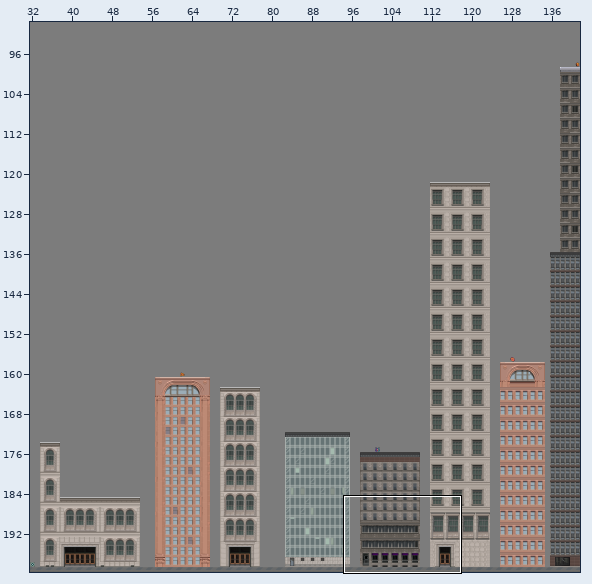
A Tiled map gets an edit: Tiled-work/City.tmx. The picture above shows the old version from afar; the outline marks the close-up.
Close-up. Earlier state:
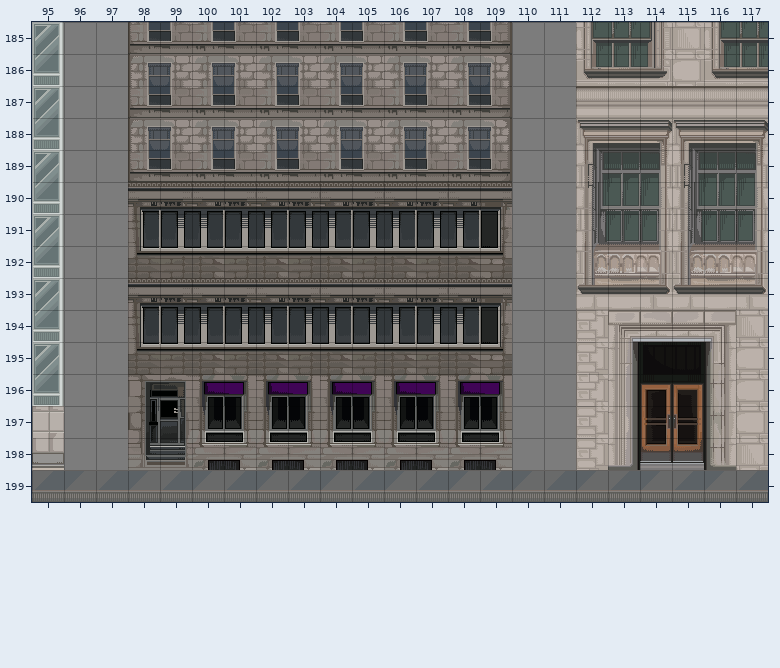
Cells are 32x32 px. Shown: x 95..117, y 185..199. The commit also changed other parts of the map, which this record leaves out.
Once edited:
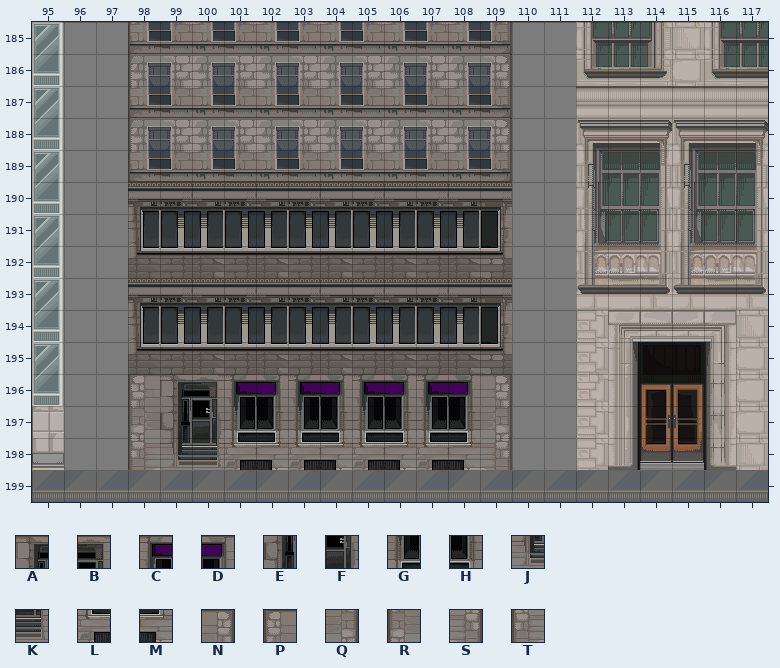
Key: from "CityTilesMain2": A 336, B 337, C 338, D 339, E 352, F 353, G 354, H 355, J 368, K 369, L 370, M 371, N 440, P 441, Q 456, R 457, S 472, T 473.
_ is an empty cell.
Diff:
Layer "City Overlay":
y 196: x 98..109 ____________ -> PABCDCDCDCDN
y 197: x 98..109 ____________ -> REFGHGHGHGHQ
y 198: x 98..109 ____________ -> TJKLMLMLMLMS
Boxes around the changes in both close-ups, in picture pixels (x1, y1, x2, y2):
added: (128, 375, 512, 470)
